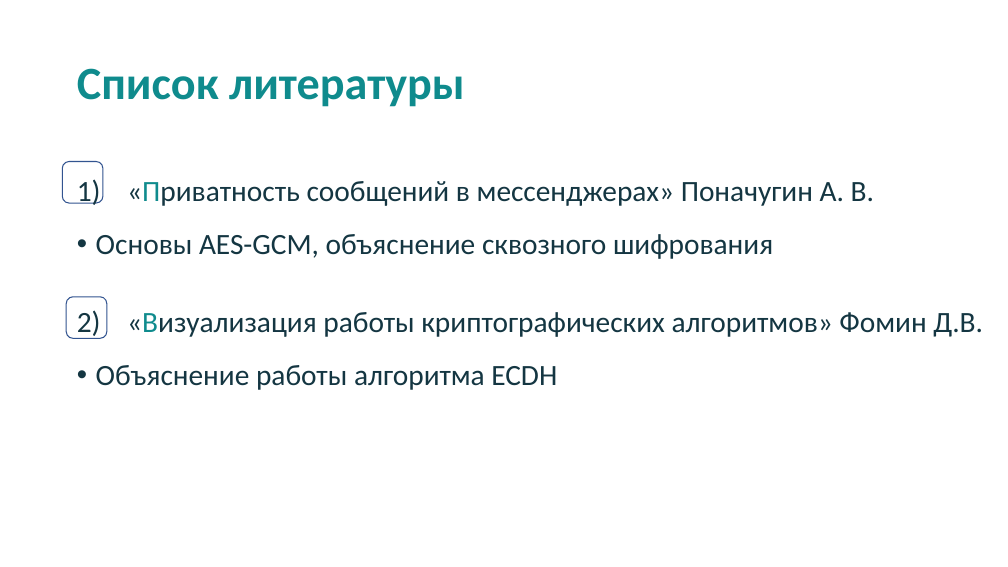
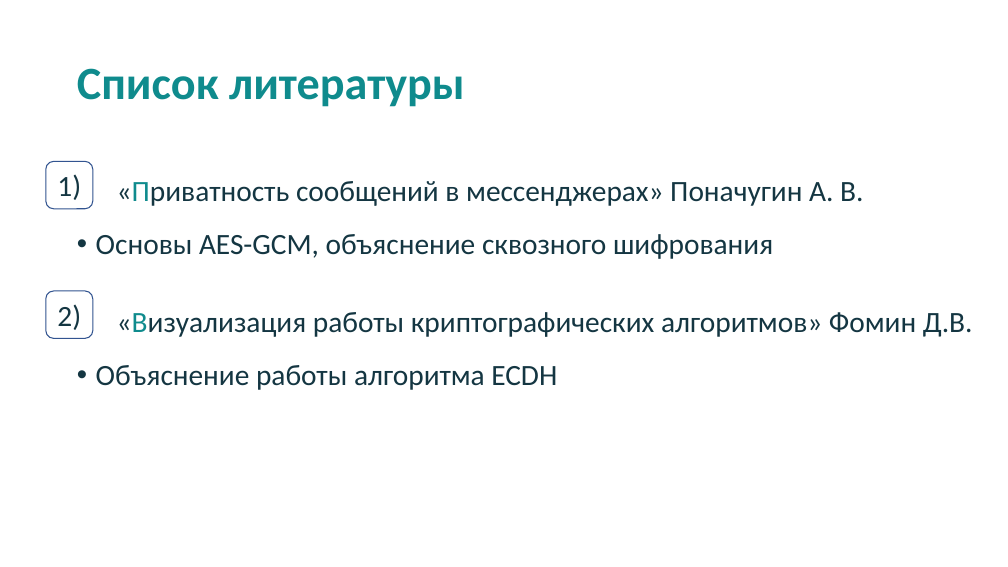
Before and after one commit to Nak1i1/Naki, a slide deck: slide 13 of Мессенджер Naki.pptx (slide 11 before the commit). Drawn at 1008x567 pixels with LibreOffice and Linux fonts; fonts in the diff are those of the drawing. Boxes give left, top, right and bottom in pixels: in the first picture for what was removed or moved away, otherwise in the second. Text is boxed around its words. In the diff, an @@ line names an element or a change of style, - is before the commit and + after.

```diff
--- a/Мессенджер Naki.pptx
+++ b/Мессенджер Naki.pptx
@@ rounded rectangle added at box(46, 161, 93, 209), fill #FFFFFF, outline #325491 1 pt, 28 pt, text #143642 @@
+1)
@@ rounded rectangle removed at box(62, 162, 103, 203) @@
@@ text at box(117, 181, 863, 206): text changed @@
-1) «Приватность сообщений в мессенджерах» Поначугин А. В.
+«Приватность сообщений в мессенджерах» Поначугин А. В.
@@ rounded rectangle added at box(46, 291, 93, 339), fill #FFFFFF, outline #325491 1 pt, 28 pt, text #143642 @@
+2)
@@ rounded rectangle removed at box(67, 297, 107, 339) @@
@@ text at box(117, 312, 973, 337): text changed @@
-2) «Визуализация работы криптографических алгоритмов» Фомин Д.В.
+«Визуализация работы криптографических алгоритмов» Фомин Д.В.
```
Also in this commit, not shown: 5 other slides changed, 2 slides added, 5 other files.
